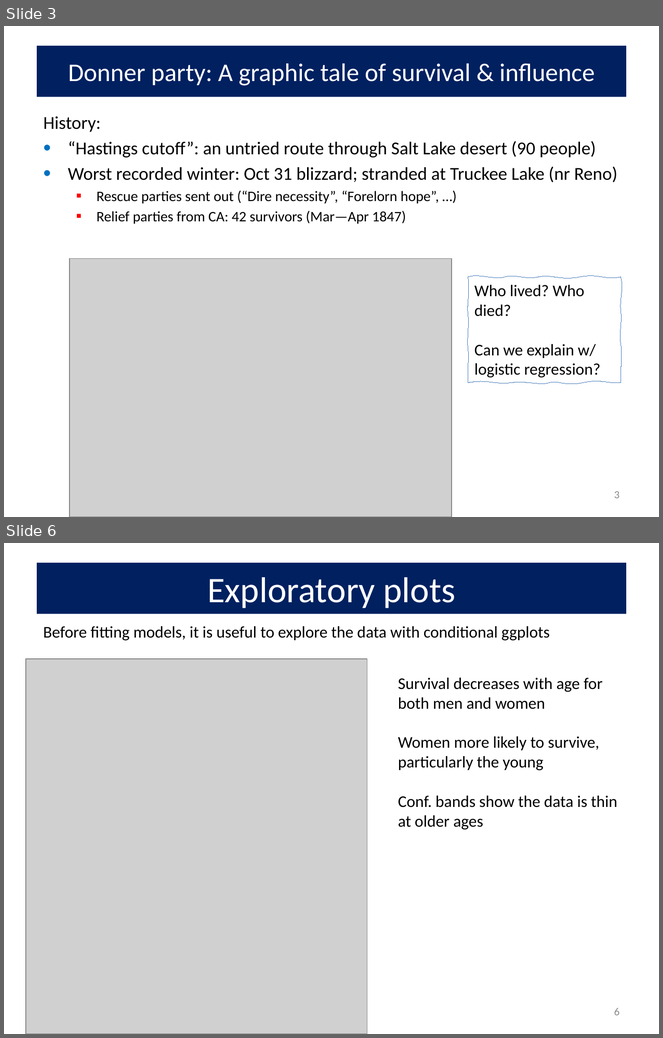
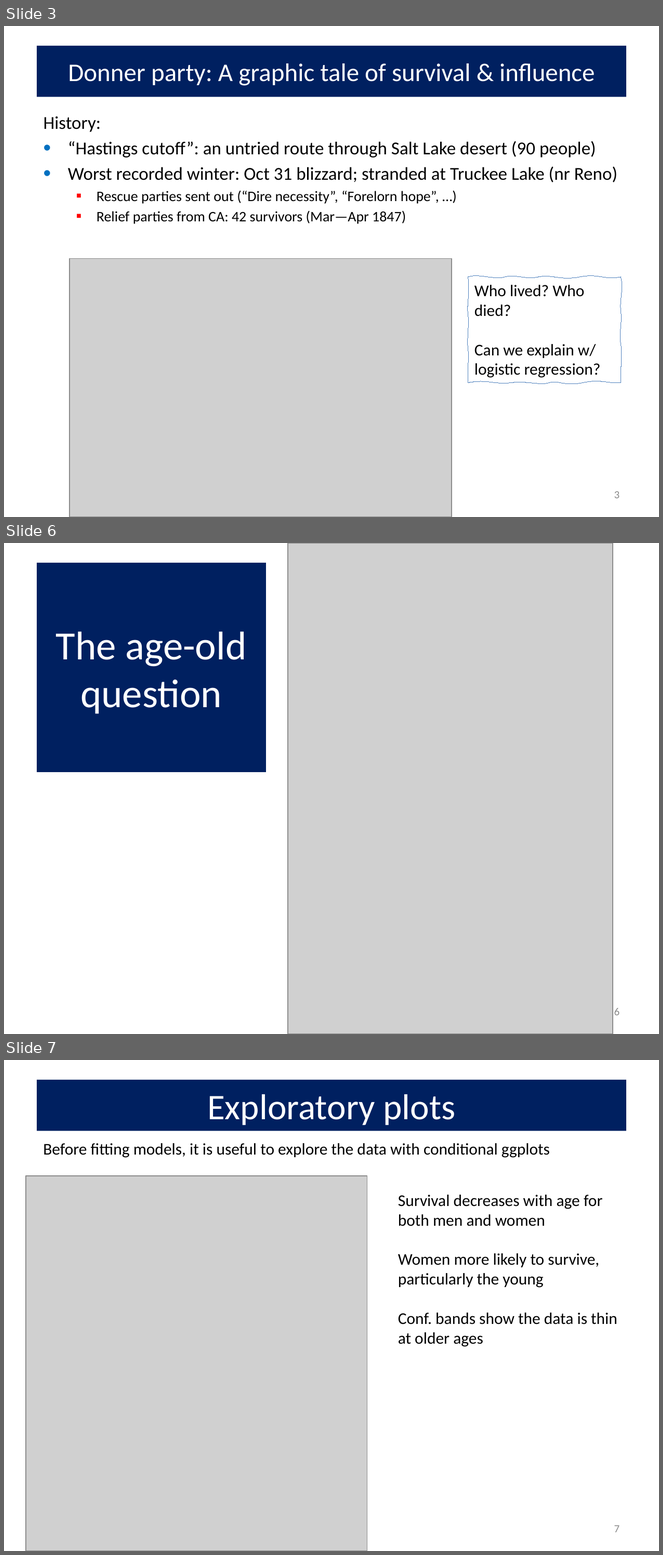
Before and after one commit to friendly/psy6136, a slide deck: docs/lectures/07-Logistic2.pptx. Shown one above the other, each under a label of ours: slides 3 and 6 before the commit, slides 3, 6 and 7 after it; the slides between them are not shown. The pictures are 663x1038 and 663x1555 pixels, drawn with LibreOffice and Linux fonts; fonts in the diff are those of the drawing; grey boxes stand for pictures. Boxes give left, top, right and bottom in pixels: in the first picture for what was removed or moved away, otherwise in the second. Text is boxed around its words. In the diff, an @@ line names an element or a change of style, - is before the commit and + after.

```diff
--- a/docs/lectures/07-Logistic2.pptx
+++ b/docs/lectures/07-Logistic2.pptx
@@ slide 6 added at [4, 543, 659, 1034], background #FFFFFF @@
@@ picture added at [288, 543, 613, 1034] @@
@@ title added at [37, 563, 266, 772], fill #002060, 44 pt, text #FFFFFF @@
+The age-old question
@@ page number added at [614, 1008, 620, 1016], 12 pt, text #8C8C8C @@
+6
@@ what was slide 6 is now slide 7 @@
@@ page number at [614, 1525, 620, 1533]: text changed @@
-6
+7
```
Also in this commit, not shown: 5 slides changed, 18 other files.
